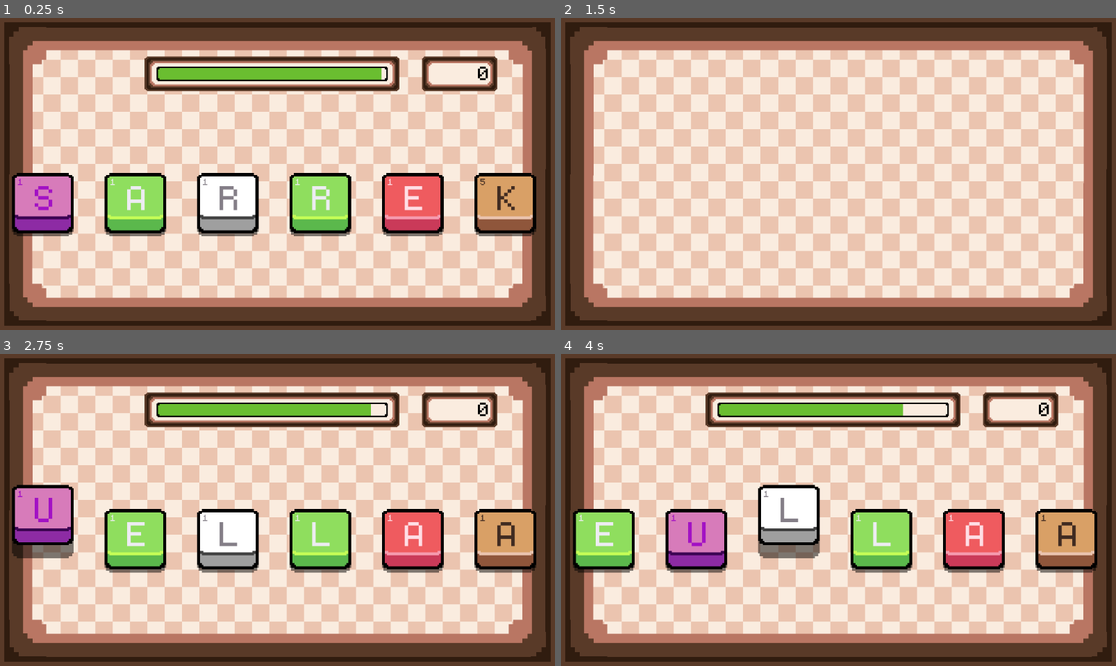
Above: before the commit, frames 1-4 (two rows, left to right).
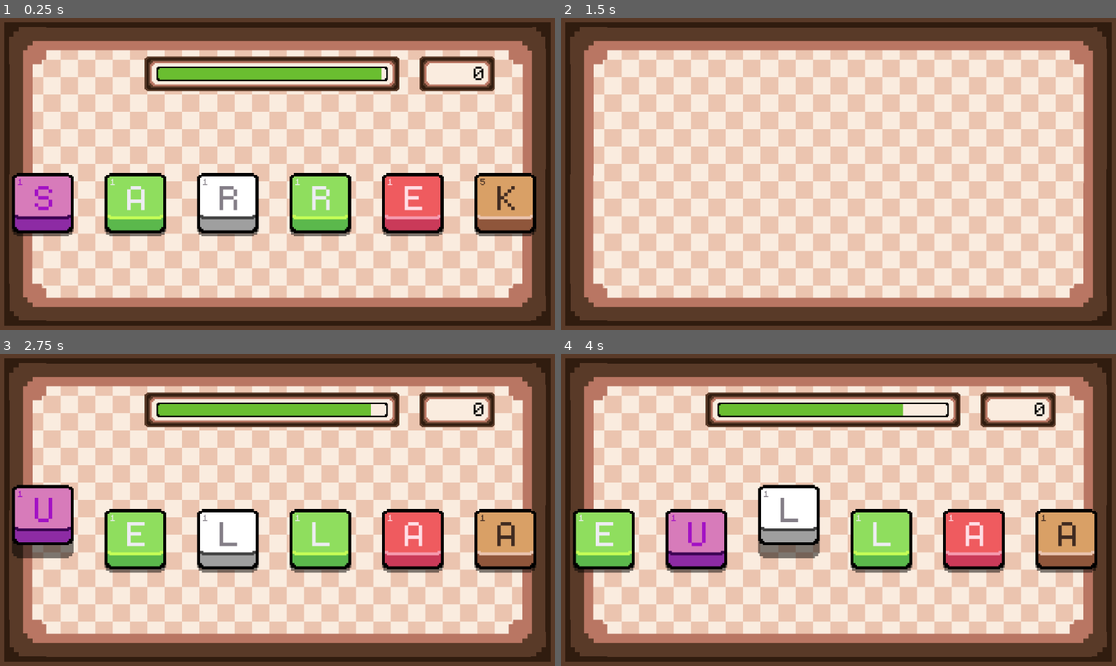
Above: after the commit, the same moments.

Repository: lohchness/Swivle
Game: Godot game, scene res://scenes/Game.tscn
Same seed, same stepped clock (60 frames per second), same inputs: the game is played once before the commit and once after it.
Inputs (mouse positions are in pixels of both pictures, inside the frame that each line leads up to):
- Up to frame 1 (0.25 s): no input
- Up to frame 2 (1.5 s): tap Enter (DEBUG_END) at 0.5 s; move the mouse to (605, 205) at 0.52 s; tap 5 (FIVE) at 0.6 s; click (605, 205) at 0.67 s; tap Space (Pivot) at 1.25 s; move the mouse to (727, 189) at 1.27 s; tap 4 (FOUR) at 1.35 s; click (727, 189) at 1.42 s
- Up to frame 3 (2.75 s): tap Enter (DEBUG_END) at 2 s; move the mouse to (333, 441) at 2.02 s; tap 1 (ONE) at 2.1 s; click (333, 441) at 2.17 s
- Up to frame 4 (4 s): move the mouse to (694, 541) at 2.77 s; tap Space (Pivot) at 2.85, 3.5 s; click (694, 541) at 2.92 s; move the mouse to (788, 541) at 3.52 s; right-click (788, 541) at 3.6 s; click (788, 541) at 3.67 s

The runs differ from the first frame. In frame 1, 0.4% of the frame differs, in the area x 75-90%, y 12-24%; in frame 2, nothing differs; in frame 3, 0.4%; in frame 4, 0.4%.

Commit message:
refactor: scorewindow scene

Diff:
--- a/scenes/Game.tscn
+++ b/scenes/Game.tscn
@@ -6,11 +6,11 @@
 [ext_resource type="Texture2D" uid="uid://k60b7mpnl7pw" path="res://assets/Corner.png" id="3_8qebx"]
 [ext_resource type="PackedScene" uid="uid://c0pf0xo0db3ml" path="res://scenes/hand.tscn" id="3_ep3bm"]
 [ext_resource type="Texture2D" uid="uid://diixlb0omic6u" path="res://assets/Wall.png" id="4_2mllk"]
-[ext_resource type="FontFile" uid="uid://cdlnld13sd0o2" path="res://assets/monogram.ttf" id="4_wd400"]
 [ext_resource type="Script" uid="uid://bmus7epm4fbt6" path="res://scripts/TopBar.gd" id="7_u6xxe"]
 [ext_resource type="Texture2D" uid="uid://dqrj0xaa6v7kg" path="res://assets/small_window.png" id="8_nk5xq"]
 [ext_resource type="Texture2D" uid="uid://iibm3h362gtv" path="res://assets/menu_burger.png" id="9_s58x2"]
 [ext_resource type="PackedScene" uid="uid://ctau5r7efkgkr" path="res://scenes/Countdown.tscn" id="9_yiqp2"]
+[ext_resource type="PackedScene" uid="uid://dbg1ecfoostfo" path="res://scenes/score_window.tscn" id="10_3xj3m"]
 
 [node name="Game" type="Node2D"]
 script = ExtResource("1_d0sg0")
@@ -105,21 +105,8 @@
 [node name="Sprite2D" type="Sprite2D" parent="TopBar/MenuWindow"]
 texture = ExtResource("9_s58x2")
 
-[node name="ScoreWindow" type="Sprite2D" parent="TopBar"]
-texture_filter = 1
-position = Vector2(954, 116)
-texture = ExtResource("8_nk5xq")
-
-[node name="ScoreCounter" type="Label" parent="TopBar"]
-texture_filter = 1
-offset_left = 813.0
-offset_top = 85.0
-offset_right = 1016.0
-offset_bottom = 146.0
-theme_override_colors/font_color = Color(0, 0, 0, 1)
-theme_override_fonts/font = ExtResource("4_wd400")
-theme_override_font_sizes/font_size = 65
-horizontal_alignment = 2
+[node name="ScoreWindow" parent="TopBar" instance=ExtResource("10_3xj3m")]
+position = Vector2(949, 116)
 
 [node name="Timer" parent="TopBar" instance=ExtResource("9_yiqp2")]
 position = Vector2(565, 116)
--- /dev/null
+++ b/scenes/score_window.tscn
@@ -0,0 +1,20 @@
+[gd_scene load_steps=3 format=3 uid="uid://dbg1ecfoostfo"]
+
+[ext_resource type="Texture2D" uid="uid://dqrj0xaa6v7kg" path="res://assets/small_window.png" id="1_1il1n"]
+[ext_resource type="FontFile" uid="uid://cdlnld13sd0o2" path="res://assets/monogram.ttf" id="2_3ga76"]
+
+[node name="ScoreWindow" type="Sprite2D"]
+texture_filter = 1
+texture = ExtResource("1_1il1n")
+
+[node name="ScoreCounter" type="Label" parent="."]
+texture_filter = 1
+offset_left = -58.0
+offset_top = -31.0
+offset_right = 58.0
+offset_bottom = 30.0
+theme_override_colors/font_color = Color(0, 0, 0, 1)
+theme_override_fonts/font = ExtResource("2_3ga76")
+theme_override_font_sizes/font_size = 65
+horizontal_alignment = 2
+clip_text = true
--- a/scripts/Game.gd
+++ b/scripts/Game.gd
@@ -8,7 +8,7 @@
 
 @onready var hand: Hand = $Hand
 @onready var processor: Processor = $WordProcessor
-@onready var score_counter: Label = $TopBar/ScoreCounter
+@onready var score_counter: Label = $TopBar/ScoreWindow/ScoreCounter
 @onready var timer: CountdownBar = $TopBar/Timer
 
 
